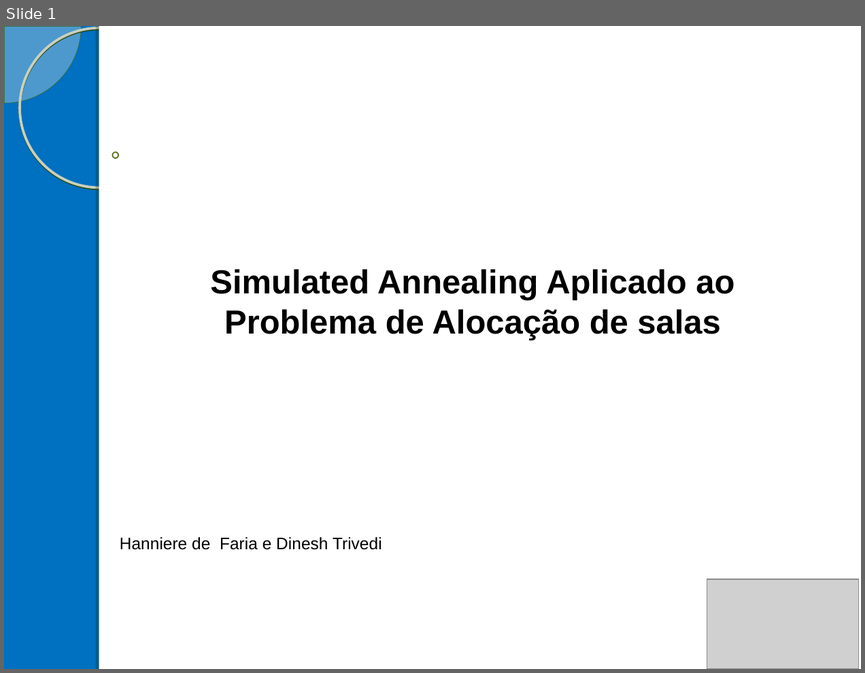
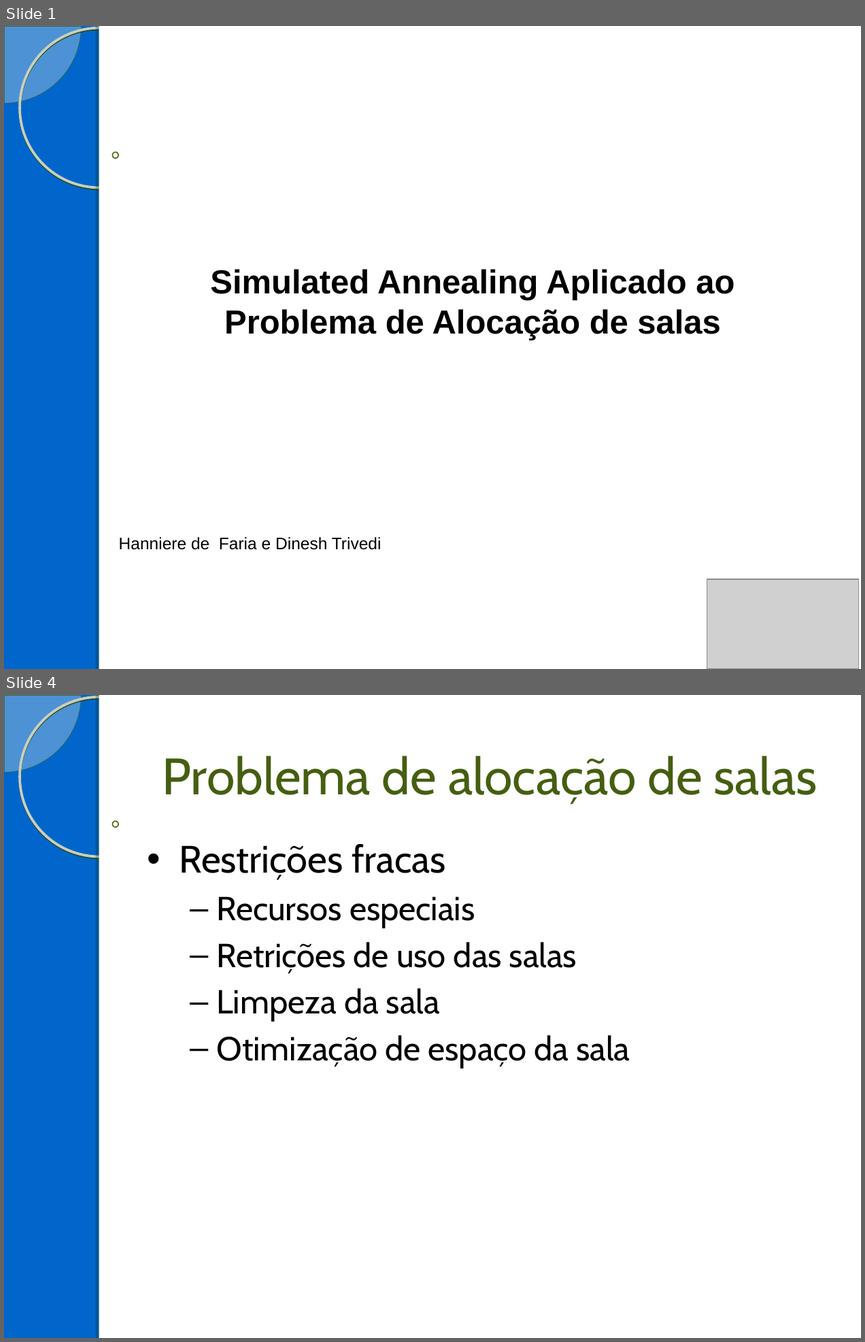
Before and after one commit to Hanniere/projeto-final-ipo, a slide deck: Apresentação/Apresentação.ppt. Shown one above the other, each under a label of ours: slide 1 before the commit, slides 1 and 4 after it; the slides between them are not shown. The pictures are 865x673 and 865x1342 pixels, drawn with LibreOffice and Linux fonts; fonts in the diff are those of the drawing; grey boxes stand for pictures; background and template pictures are left out. Boxes give left, top, right and bottom in pixels: in the first picture for what was removed or moved away, otherwise in the second. Text is boxed around its words. In the diff, an @@ line names an element or a change of style, - is before the commit and + after.

```diff
--- a/Apresentação/Apresentação.ppt
+++ b/Apresentação/Apresentação.ppt
@@ slide 4 added at [4, 695, 861, 1338], background #0066CC; not listed: 5 template elements that a slide beside it also shows @@
@@ title added at [162, 756, 817, 804], 43 pt, text #455E10 @@
+Problema de alocação de salas
@@ text added at [179, 844, 630, 1068], 28 pt, text #000000 @@
+• Restrições fracas
+  – Recursos especiais
+  – Retrições de uso das salas
+  – Limpeza da sala
+  – Otimização de espaço da sala
@@ slide 1 changed as well @@
@@ background #0070C0 to #0066CC @@
```
Also in this commit, not shown: 3 other slides added, 2 slides removed, 2 other files.
